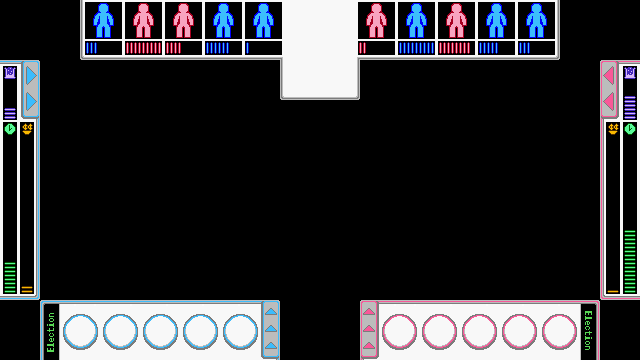
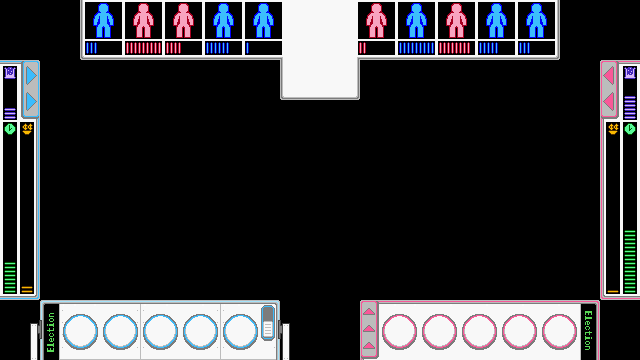
Layered file, before and after one edit (640 × 360). Changes by layer:
painted on "Left Expand Actions" over [261, 301, 279, 359]
added layer "Left Actions Decorations" above "Left Actions" over [30, 320, 290, 360]
painted on "Left Actions" over [41, 301, 279, 360]
